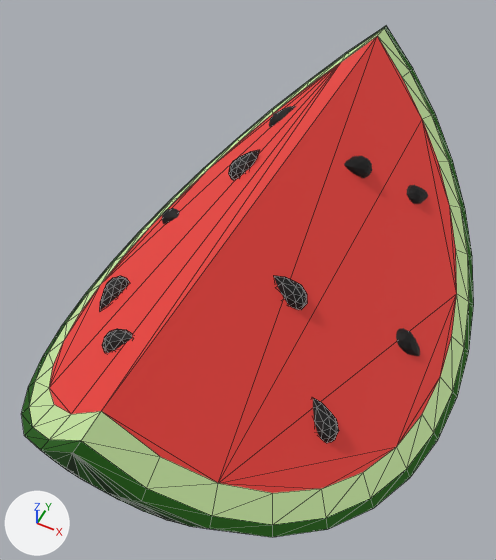
Two versions of the glTF model static/models/watermelon.glb, one commit apart.
Rendered twice from a 50 mm camera at (0.303, -0.711, 1.09) aimed at (-0.031, -0.043, 0.255). Every picture has the same lights, and +X, +Y and +Z are marked at lower left. Mesh edges are drawn as thin lines on the coarser meshes. Where no turn or scale is listed for an object, it has been applied to the vertices. Vertices at the same position are counted once.

The scene before the commit, as lines of its bpy script (objects in view):
```python
me_icosphere_010 = bpy.data.meshes.new('Icosphere.010')
me_icosphere_010.from_pydata(...)  # 28 vertices, 42 faces; spans x -0.95..0.28, y -1.0..1.0, z -1.0..1.78
me_icosphere_010.materials.append(mat_seed)  # black #000000
me_sphere_006 = bpy.data.meshes.new('Sphere.006')
me_sphere_006.from_pydata(...)  # 192 vertices, 366 faces; spans x -0.333..0.333, y -0.471..0.471, z -0.435..0.003
# faces by material slot: [272, 64, 30]
me_sphere_006.materials.append(mat_material_016)  # dark green #195a00
me_sphere_006.materials.append(mat_material_017)  # green #c8e7a3
me_sphere_006.materials.append(mat_material_018)  # red #f03f39
ob_seed_015 = bpy.data.objects.new('seed.015', me_icosphere_010)
ob_seed_015.location = (0.185, -0.253, 0.285)
ob_seed_015.rotation_euler = (0.373, 0.777, 3.079)  # degrees (21, 45, 176)
ob_seed_015.scale = (0.0191, 0.0191, 0.0239)
ob_seed_018 = bpy.data.objects.new('seed.018', me_icosphere_010)
ob_seed_018.location = (0.087, -0.145, 0.384)
ob_seed_018.rotation_euler = (-0.0346, 0.709, -3.009)  # degrees (-2, 41, -172)
ob_seed_018.scale = (0.0191, 0.0191, 0.0239)
ob_watermelonfruit = bpy.data.objects.new('watermelonFruit', me_sphere_006)
ob_watermelonfruit.location = (0.003, -0.026, 0.472)
```
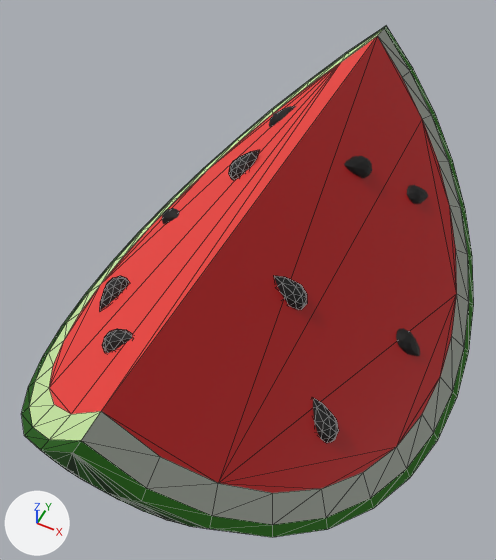
What differs and where, as boxes (x1, y1, x2, y2) in the pictures (496 x 560 px):
part 1 of me_sphere_006, recoloured (green to grey)
    both: (81, 29, 469, 525)
part 2 of me_sphere_006, recoloured
    both: (102, 36, 457, 493)

Patch to the scene script:
```diff
--- a/static/models/watermelon.glb.py
+++ b/static/models/watermelon.glb.py
@@ mat_material @@
+mat_material = principled_material('Material')
+mat_material.base_color = (0.377, 0.0, 0.000355)  # red #a50001
@@ mat_material_001 @@
+mat_material_001 = principled_material('Material.001')
+mat_material_001.base_color = (0.245, 0.269, 0.231)  # grey #888e84
@@ me_sphere_006 @@
 me_sphere_006.from_pydata(...)  # 192 vertices, 366 faces; spans x -0.333..0.333, y -0.471..0.471, z -0.435..0.003
 # used by ob_watermelonfruit; location = (0.003, -0.026, 0.472)
+# me_sphere_006 part 1: 32 faces spanning x 0.0..0.323, y -0.457..0.457, z -0.323..0.003 switch from mat_material_017 (green #c8e7a3) to mat_material_001 (grey #888e84)
+# me_sphere_006 part 2: 15 faces spanning x 0.0..0.298, y -0.422..0.422, z -0.298..0.003 switch from mat_material_018 (red #f03f39) to mat_material (red #a50001)
 me_sphere_006.materials.append(mat_material_016)
```
